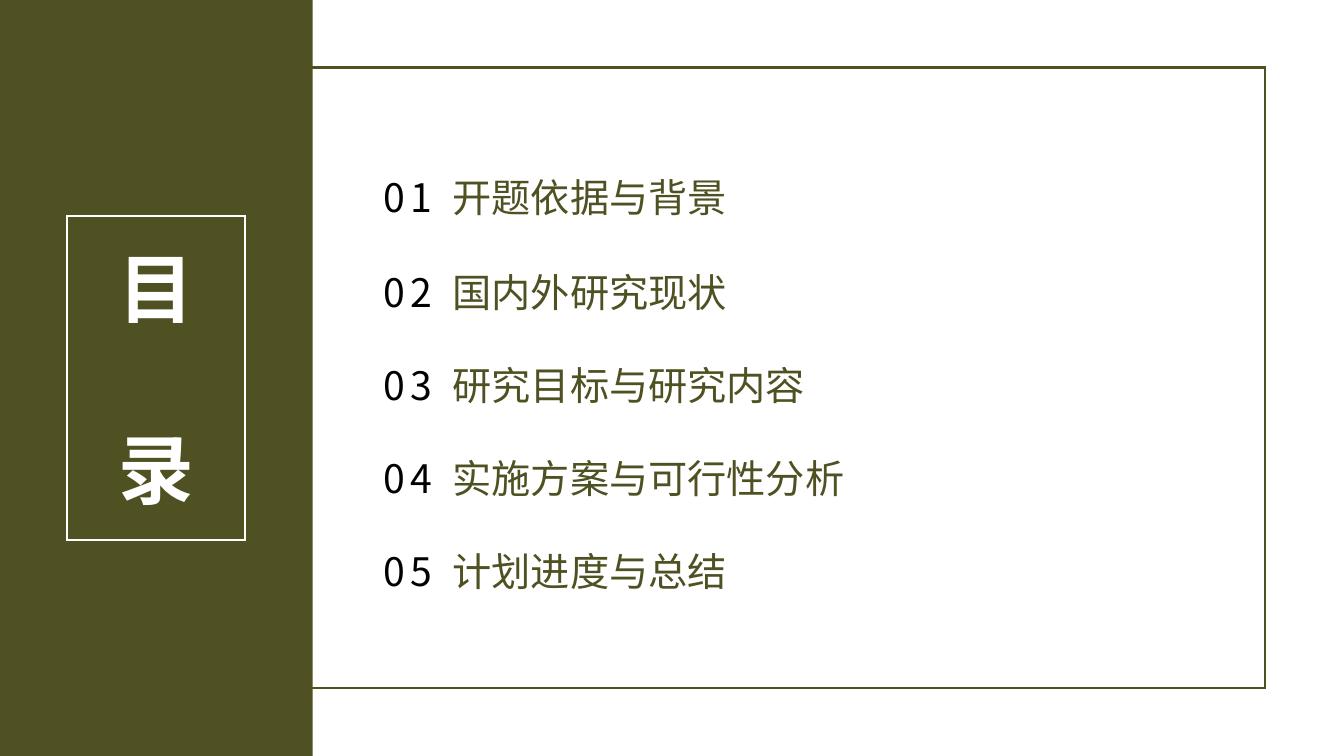
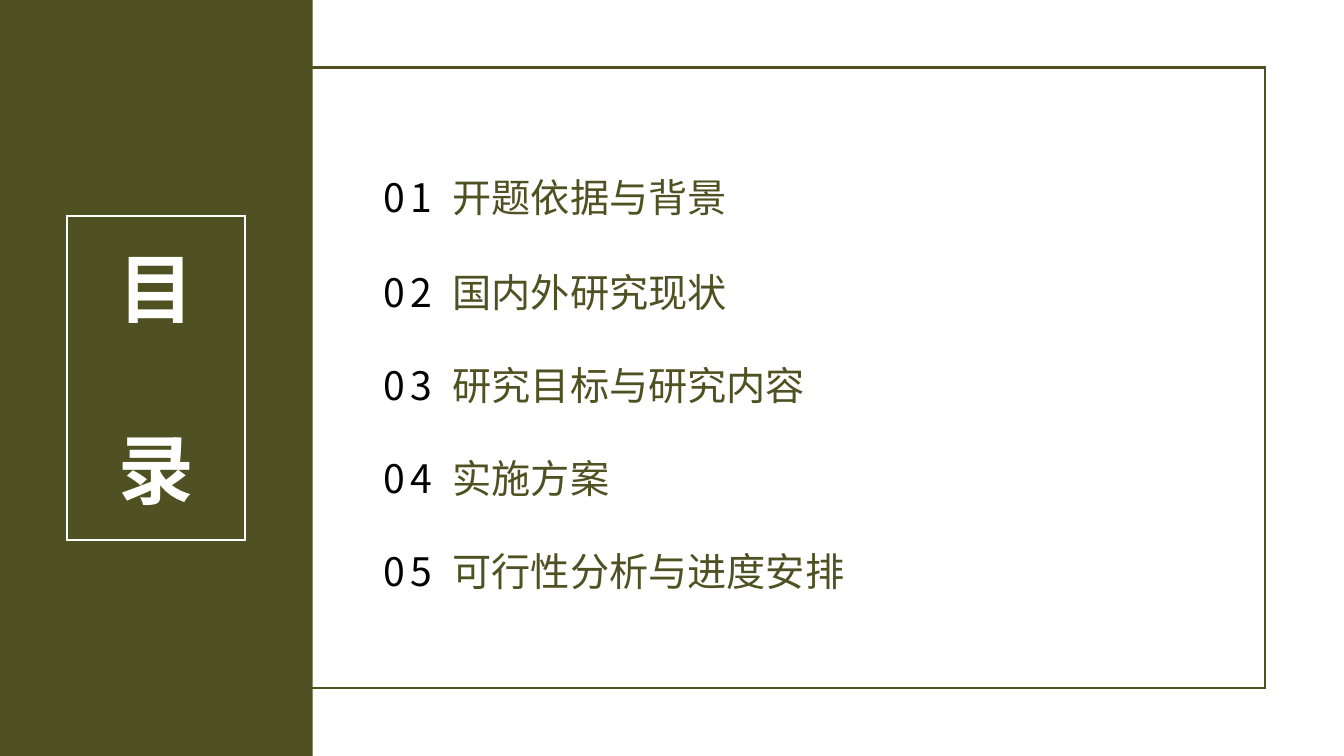
Before and after one commit to knoxnoe/GraduationProject, a slide deck: slide 2 of doc/paper/v2/缑通旺-开题.pptx. Drawn at 1344x756 pixels with LibreOffice and Linux fonts; fonts in the diff are those of the drawing; background and template pictures are left out. Boxes give left, top, right and bottom in pixels: in the first picture for what was removed or moved away, otherwise in the second. Text is boxed around its words. In the diff, an @@ line names an element or a change of style, - is before the commit and + after.

```diff
--- a/doc/paper/v2/缑通旺-开题.pptx
+++ b/doc/paper/v2/缑通旺-开题.pptx
@@ text at (453, 460, 610, 496): text changed @@
-04 实施方案与可行性分析
+04 实施方案
@@ text at (453, 553, 844, 590): text changed @@
-05 计划进度与总结
+05 可行性分析与进度安排
```
Also in this commit, not shown: 8 other slides changed, 10 slides added, 23 slides removed, 6 other files.
